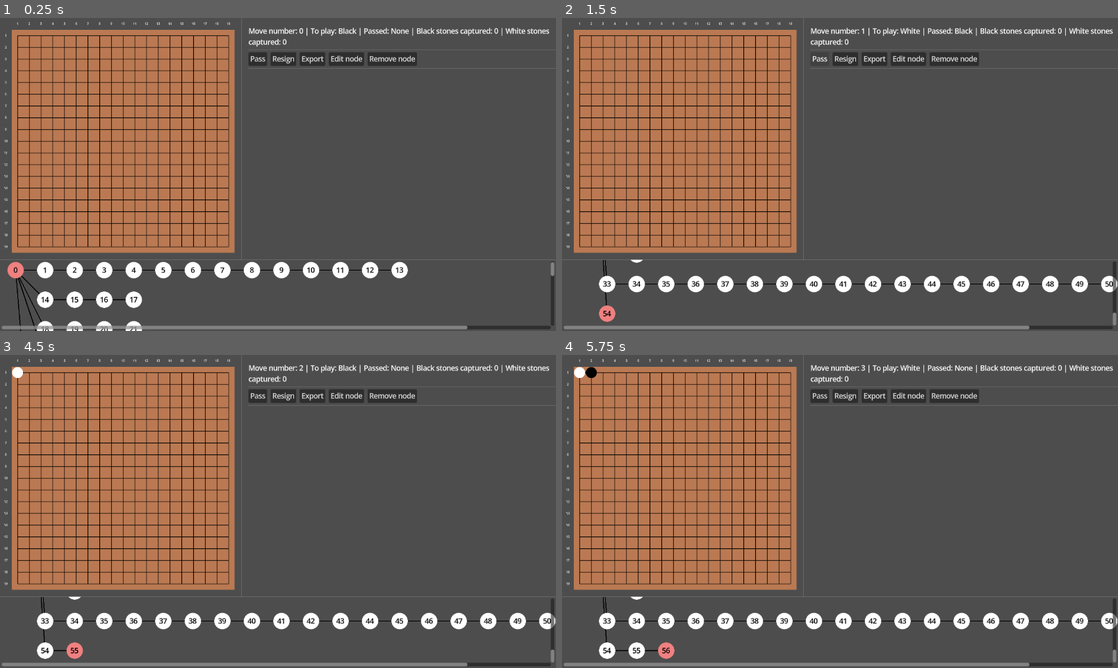
Above: before the commit, frames 1-4 (two rows, left to right).
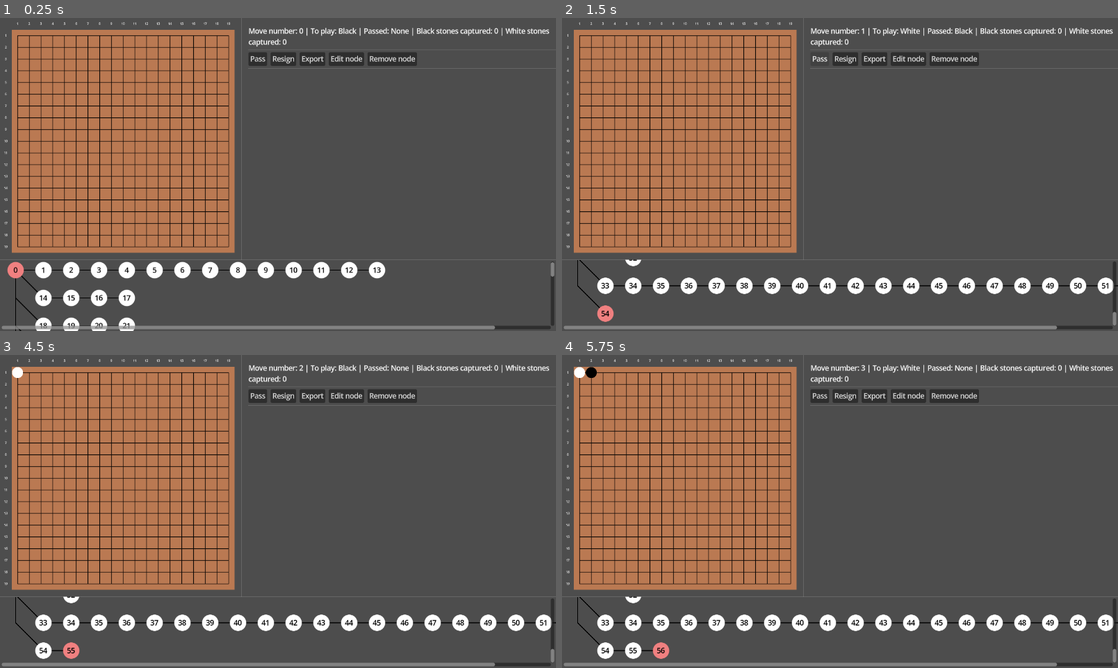
Above: after the commit, the same moments.

Repository: MichalHrbek/gdgo
Game: Godot game, scene res://scenes/main.tscn
The game is run twice, just before and just after one commit, with the same random seed, the same clock (stepped at 60 frames per second) and the same inputs.
Inputs (mouse positions are in pixels of both pictures, inside the frame that each line leads up to):
- Up to frame 1 (0.25 s): no input
- Up to frame 2 (1.5 s): click "Remove node" at 0.5 s; click "Pass" at 1.25 s
- Up to frame 3 (4.5 s): click "Resign" at 2 s; click "Export" at 2.75 s; click "Edit node" at 3.5 s; tap Enter at 4.25 s; move the mouse to (16, 373) at 4.27 s; hold Right (ui_right) from 4.28 s (still down); click (16, 373) at 4.42 s
- Up to frame 4 (5.75 s): tap Space at 5 s; move the mouse to (589, 373) at 5.02 s; release Right (ui_right) at 5.03 s; hold Down (ui_down) from 5.03 s (still down); click (589, 373) at 5.17 s

The runs differ from the first frame. In frame 1, 3.4% of the frame differs, in the area x 2-100%, y 77-100%; in frame 2, 3.2%; in frame 3, 3.3%; in frame 4, 3.4%.

Commit message:
Changed tree branch visualization

Diff:
--- a/scenes/main.tscn
+++ b/scenes/main.tscn
@@ -109,6 +109,8 @@
 layout_mode = 2
 size_flags_horizontal = 3
 size_flags_vertical = 3
+theme_override_constants/h_separation = 0
+theme_override_constants/v_separation = 0
 script = ExtResource("3_tefeu")
 
 [connection signal="tree_edited" from="CanvasLayer/VBoxContainer/HBoxContainer/MarginContainer/Control/GameBoard" to="CanvasLayer/VBoxContainer/ScrollContainer/SgfTreeVis" method="_on_tree_edited"]
--- a/scripts/go/ui/sgf_tree_vis.gd
+++ b/scripts/go/ui/sgf_tree_vis.gd
@@ -1,6 +1,8 @@
 extends GridContainer
 
 signal state_changed(state: GameState, node: SGF.SgfNode)
+
+@export_enum("Direct:0", "Sharp:1", "Mixed:2") var branch_type: int = 2
 
 var root: SGF.SgfNode
 var current_node: SGF.SgfNode
@@ -42,6 +44,7 @@
 	state_changed.emit(current_state, current_node)
 
 func remove_node(node: SGF.SgfNode):
+	var parent := node.parent
 	if not node.parent:
 		return
 
@@ -90,7 +93,15 @@
 				var node = by_pos[p]
 				var control: TreeNodeUI = node_scene.instantiate()
 				if node.parent:
-					sort_children.connect(func(): control.line.points = PackedVector2Array([Vector2(32,32), _vis_node[node.parent].position-_vis_node[node].position+Vector2(32,32)]))
+					if branch_type == 0:
+						control.line.points = PackedVector2Array([Vector2(32,32), Vector2(pos_by[node.parent]-pos_by[node])*Vector2(64,64)+Vector2(32,32)])
+					elif branch_type == 1:
+						control.line.points = PackedVector2Array([Vector2(32,32), Vector2((pos_by[node.parent].x-pos_by[node].x)*64+32, 32), Vector2(pos_by[node.parent]-pos_by[node])*Vector2(64,64)+Vector2(32,32)])
+					elif branch_type == 2:
+						if pos_by[node.parent].y == pos_by[node].y:
+							control.line.points = PackedVector2Array([Vector2(32,32), Vector2(pos_by[node.parent]-pos_by[node])*Vector2(64,64)+Vector2(32,32)])
+						else:
+							control.line.points = PackedVector2Array([Vector2(32,32), Vector2(-32,-32), Vector2(pos_by[node.parent]-pos_by[node])*Vector2(64,64)+Vector2(32,32)])
 				_vis_node[node] = control
 				control.label.text = str(id_by[by_pos[p]])
 				control.gui_input.connect(_on_node_clicked.bind(id_by[by_pos[p]]))
